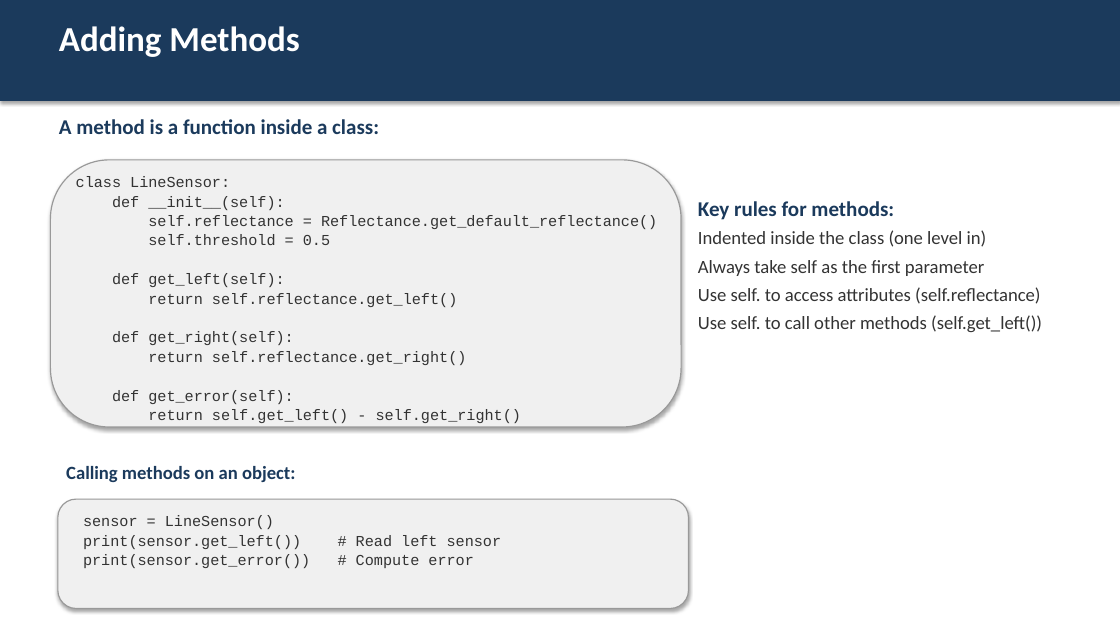
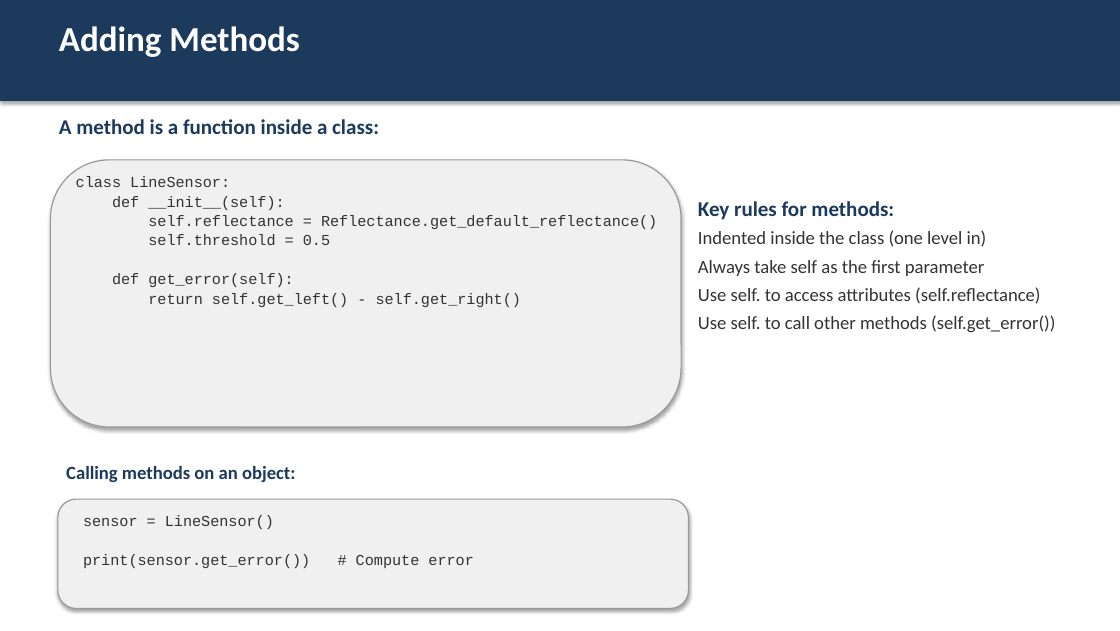
Before and after one commit to bradamiller/IntoToPython, a slide deck: slide 8 of module-02-line-tracking/slides/08-introduction-to-classes.pptx. Drawn at 1120x631 pixels with LibreOffice and Linux fonts; fonts in the diff are those of the drawing. Boxes give left, top, right and bottom in pixels: in the first picture for what was removed or moved away, otherwise in the second. Text is boxed around its words. In the diff, an @@ line names an element or a change of style, - is before the commit and + after.

```diff
--- a/module-02-line-tracking/slides/08-introduction-to-classes.pptx
+++ b/module-02-line-tracking/slides/08-introduction-to-classes.pptx
@@ text at [112, 273, 467, 365]: paragraphs removed @@
-def get_left(self):
-return self.reflectance.get_left()
-def get_right(self):
-return self.reflectance.get_right()
@@ text at [698, 315, 1055, 332]: text changed @@
-Use self. to call other methods (self.get_left())
+Use self. to call other methods (self.get_error())
@@ text at [83, 535, 301, 549]: paragraph removed @@
-print(sensor.get_left()) # Read left sensor
```
Also in this commit, not shown: 11 other slides changed, 5 other files.
